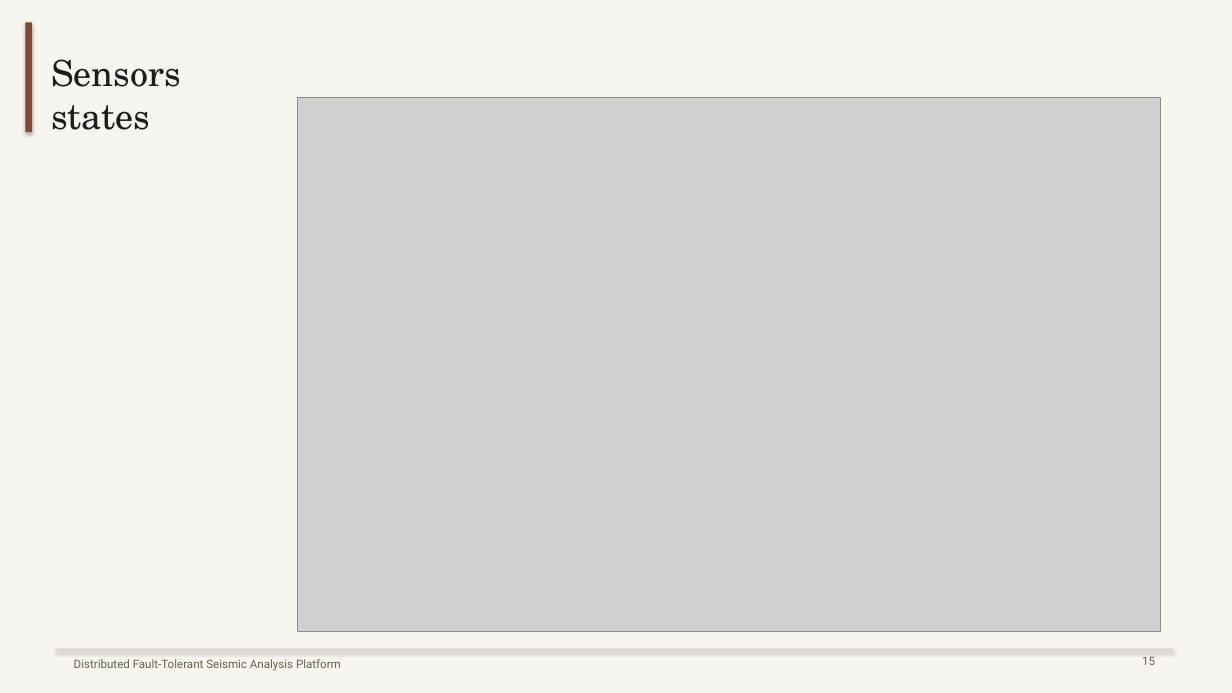
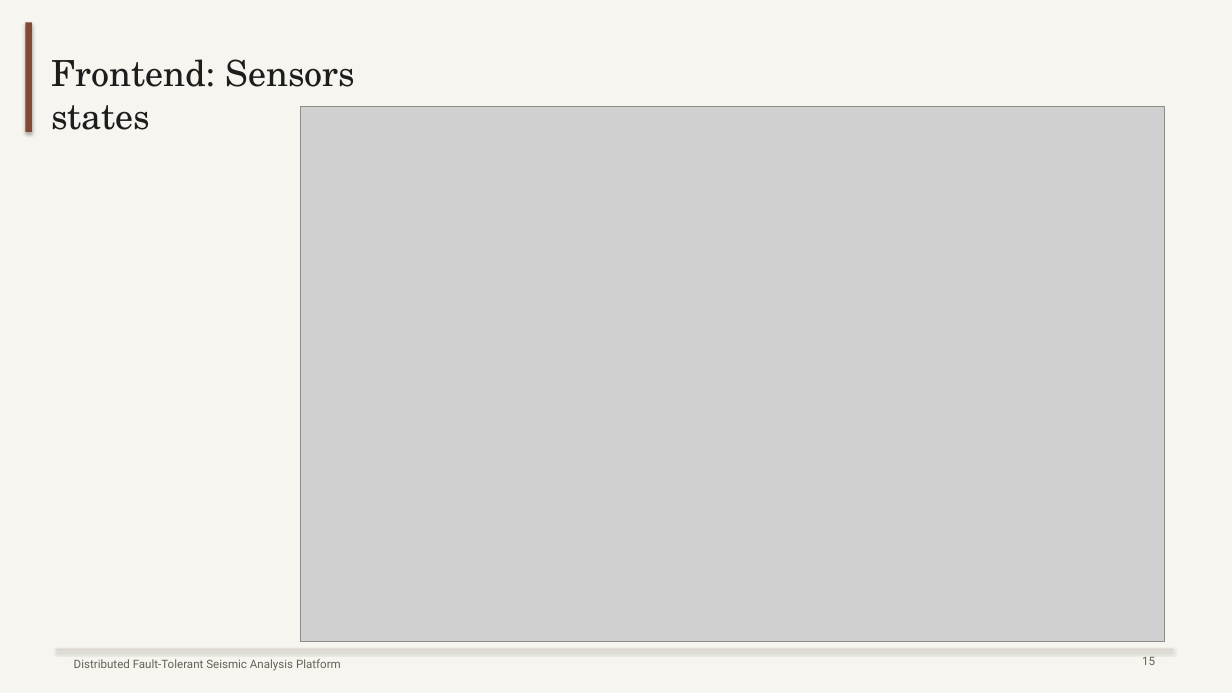
Before and after one commit to mattia9203/1998519_LTM, a slide deck: slide 12 of booklets/seismic_final_presentation.pptx (slide 14 before the commit). Drawn at 1232x693 pixels with LibreOffice and Linux fonts; fonts in the diff are those of the drawing; grey boxes stand for pictures. Boxes give left, top, right and bottom in pixels: in the first picture for what was removed or moved away, otherwise in the second. Text is boxed around its words. In the diff, an @@ line names an element or a change of style, - is before the commit and + after.

```diff
--- a/booklets/seismic_final_presentation.pptx
+++ b/booklets/seismic_final_presentation.pptx
@@ text at bbox=[51, 59, 356, 130]: text changed @@
-Sensors states
+Frontend: Sensors states
@@ picture: place and size @@
-picture at bbox=[298, 97, 1162, 631]
+picture at bbox=[300, 107, 1165, 641]
```
Also in this commit, not shown: 6 other slides changed, 3 slides added, 4 slides removed, 1 other file.
